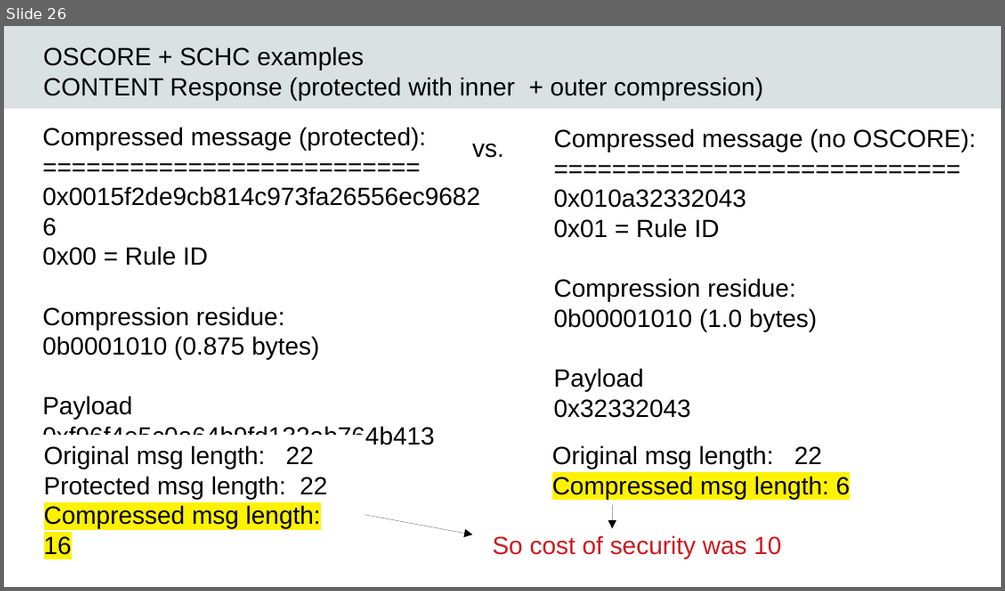
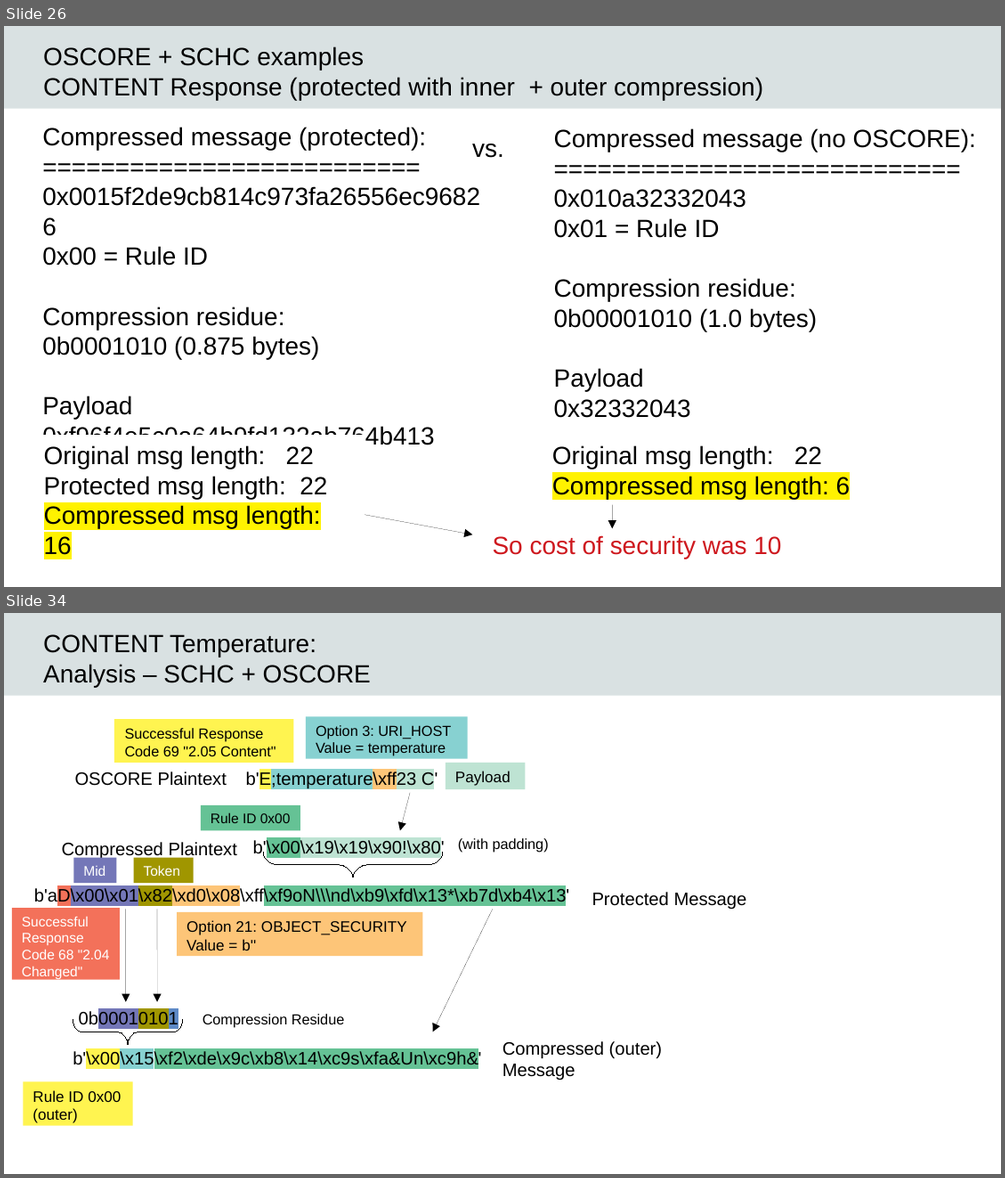
Before and after one commit to randreasen/oscoreslides, a slide deck: oscore_slides.odp. Shown one above the other, each under a label of ours: slide 26 before the commit, slides 26 and 34 after it; the slides between them are not shown. The pictures are 1005x591 and 1005x1178 pixels, drawn with LibreOffice and Linux fonts; fonts in the diff are those of the drawing; background and template pictures are left out. Boxes give left, top, right and bottom in pixels: in the first picture for what was removed or moved away, otherwise in the second. Text is boxed around its words. In the diff, an @@ line names an element or a change of style, - is before the commit and + after.

Commit message:
Updated oscore-schc slides

```diff
--- a/oscore_slides.odp
+++ b/oscore_slides.odp
@@ slide 34 added at <box>4,613,1001,1174</box>, background #FFFFFF; not listed: 1 template element that a slide beside it also shows @@
@@ text added at <box>43,634,371,687</box>, 18 pt, text #000000 @@
+CONTENT Temperature:
+Analysis – SCHC + OSCORE
@@ rectangle added at <box>114,719,294,763</box>, fill #FFF450, 10.5 pt, text #000000 @@
+Successful Response
+Code 69 "2.05 Content"
@@ rectangle added at <box>306,716,468,759</box>, fill #87D1D1, 10.5 pt, text #000000 @@
+Option 3: URI_HOST
+Value = temperature
@@ text added at <box>75,771,226,786</box>, 13 pt, text #000000 @@
+OSCORE Plaintext
@@ text added at <box>246,771,437,789</box>, 13 pt, text #000000 @@
+b'E;temperature\xff23 C'
@@ rectangle added at <box>445,763,526,789</box>, fill #BEE3D3, 11 pt, text #000000 @@
+Payload
@@ arrow added from (410, 793) to (400, 830), #000000 0 pt @@
@@ rectangle added at <box>201,805,300,830</box>, fill #65C295, 10 pt, text #000000 @@
+Rule ID 0x00
@@ text added at <box>62,842,237,860</box>, 13 pt, text #000000 @@
+Compressed Plaintext
@@ text added at <box>253,839,445,858</box>, 13 pt, text #000000 @@
+b'\x00\x19\x19\x90!\x80'
@@ freeform shape added at <box>263,852,442,877</box>, outline #000000 0 pt @@
@@ text added at <box>458,838,549,852</box>, 10.5 pt, text #000000 @@
+(with padding)
@@ rectangle added at <box>73,857,117,882</box>, fill #7477B8, 10 pt, text #FFFFFF @@
+Mid
@@ rectangle added at <box>134,857,194,882</box>, fill #A09600, 10 pt, text #FFFFFF @@
+Token
@@ text added at <box>34,887,569,906</box>, 13 pt, text #000000 @@
+b'aD\x00\x01\x82\xd0\x08\xff\xf9oN\\\nd\xb9\xfd\x13*\xb7d\xb4\x13'
@@ text added at <box>592,892,747,909</box>, 13 pt, text #000000 @@
+Protected Message
@@ rectangle added at <box>12,908,120,980</box>, fill #F3715A, 10 pt, text #FFFFFF @@
+Successful Response Code 68 "2.04 Changed"
@@ arrow added from (126, 909) to (126, 1002), #000000 0 pt @@
@@ arrow added from (157, 909) to (157, 1002), #000000 0 pt @@
@@ rectangle added at <box>177,912,422,956</box>, fill #FDC578, 11 pt, text #000000 @@
+Option 21: OBJECT_SECURITY
+Value = b''
@@ arrow added from (493, 909) to (433, 1031), #000000 0 pt @@
@@ text added at <box>79,1010,178,1029</box>, 13 pt, text #000000 @@
+0b00010101
@@ freeform shape added at <box>73,1019,183,1044</box>, outline #000000 0 pt @@
@@ text added at <box>202,1013,345,1028</box>, 10.5 pt, text #000000 @@
+Compression Residue
@@ text added at <box>73,1050,481,1069</box>, 13 pt, text #000000 @@
+b'\x00\x15\xf2\xde\x9c\xb8\x14\xc9s\xfa&Un\xc9h&'
@@ text added at <box>502,1041,662,1080</box>, 13 pt, text #000000 @@
+Compressed (outer) Message
@@ rectangle added at <box>23,1081,132,1126</box>, fill #FFF450, 11 pt, text #000000 @@
+Rule ID 0x00 (outer)
```
Also in this commit, not shown: 3 slides changed, 9 other slides added, 1 other file.
